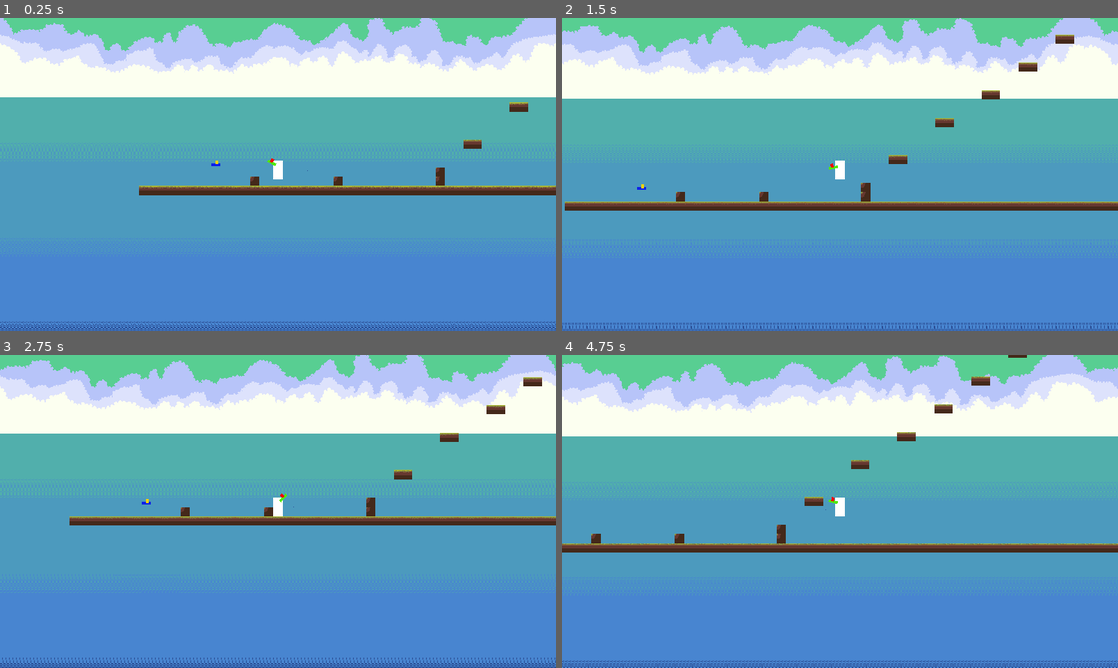
Above: before the commit, frames 1-4 (two rows, left to right).
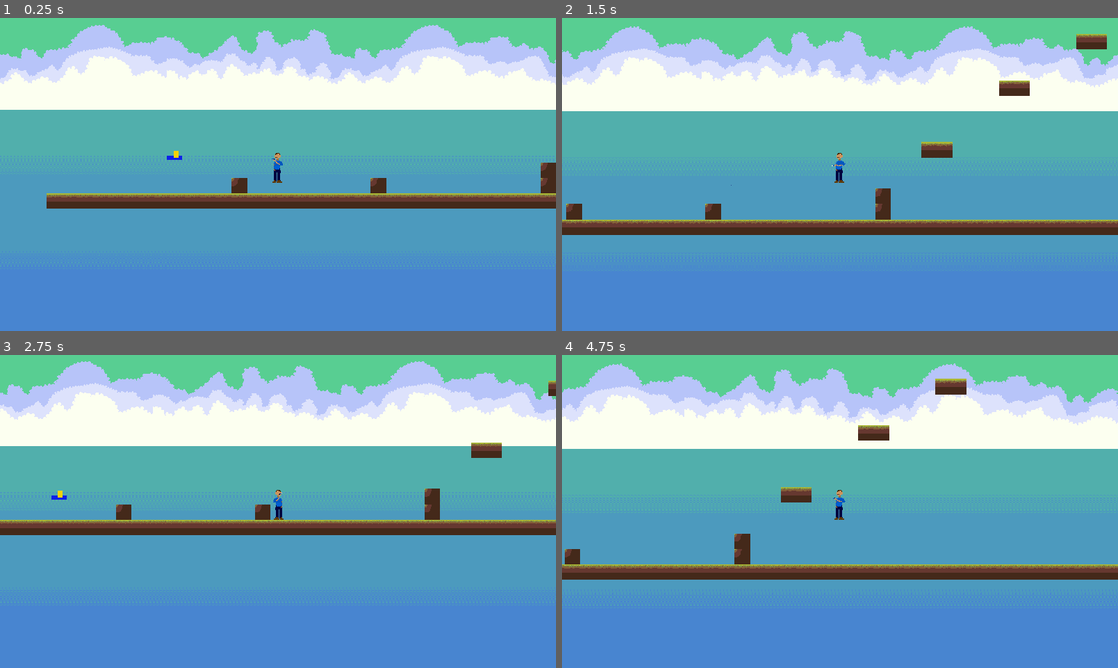
Above: after the commit, the same moments.

Repository: LuizzDutra/Remorse-of-Blue-Pen
Game: Godot game, scene res://Scenes/Levels/Level1.tscn
Same seed, same stepped clock (60 frames per second), same inputs: the game is played once before the commit and once after it. This scene is started directly instead of the project's main scene.
Inputs (mouse positions are in pixels of both pictures, inside the frame that each line leads up to):
- Up to frame 1 (0.25 s): no input
- Up to frame 2 (1.5 s): move the mouse to (962, 158) at 0.52 s; hold Shift (dash) 0.53-1.28 s; hold D (move_right) from 0.53 s (still down); tap W (jump) at 0.77 s; move the mouse to (728, 190) at 1.27 s; tap E (interact) at 1.35 s
- Up to frame 3 (2.75 s): tap W (jump) at 1.52 s; tap Enter at 2 s; move the mouse to (333, 442) at 2.02 s; release D (move_right) at 2.03 s; hold A (move_left) from 2.03 s (still down); click (333, 442) at 2.1 s
- Up to frame 4 (4.75 s): move the mouse to (812, 574) at 2.77 s; release A (move_left) at 2.78 s; hold D (move_right) 2.78-4.28 s; tap Shift (dash) at 2.85 s; tap W (jump) at 3.02, 3.77, 4.52 s; move the mouse to (1006, 558) at 3.52 s; tap E (interact) at 3.6 s; move the mouse to (673, 464) at 4.27 s; hold A (move_left) from 4.28 s (still down); click (673, 464) at 4.35 s

The runs differ from the first frame. In frame 1, 23% of the frame differs, in the area x 0-100%, y 0-100%; in frame 2, 25%; in frame 3, 23%; in frame 4, 25%.
Error in both runs: Attempt to call function 'add_child' in base 'null instance' on a null instance. (res://Scripts/Receiver.gd:20)

Commit message:
player sprites test added and camera zoom adjustment

Diff:
--- a/Scenes/Levels/LevelBase.tscn
+++ b/Scenes/Levels/LevelBase.tscn
@@ -16,11 +16,13 @@
 tile_data = PoolIntArray( 262139, 1, 0, 262140, 1, 0, 262141, 1, 0, 262142, 1, 0, 262143, 1, 0, 196608, 1, 0, 196609, 1, 0, 196610, 1, 0, 196611, 1, 0, 196612, 1, 0 )
 
 [node name="ParallaxBackground" type="ParallaxBackground" parent="."]
+scale = Vector2( 0.6, 0.6 )
+transform = Transform2D( 0.6, 0, 0, 0.6, 0, 0 )
 
 [node name="ParallaxLayer" type="ParallaxLayer" parent="ParallaxBackground"]
 motion_scale = Vector2( 0.2, 0.1 )
-motion_offset = Vector2( 0, -650 )
-motion_mirroring = Vector2( 1920, 0 )
+motion_offset = Vector2( 0, -390 )
+motion_mirroring = Vector2( 1152, 0 )
 
 [node name="Sprite" type="Sprite" parent="ParallaxBackground/ParallaxLayer"]
 scale = Vector2( 1.5, 1.5 )
--- a/Scenes/Player.tscn
+++ b/Scenes/Player.tscn
@@ -1,9 +1,11 @@
-[gd_scene load_steps=8 format=2]
+[gd_scene load_steps=10 format=2]
 
 [ext_resource path="res://Scripts/Player.gd" type="Script" id=1]
-[ext_resource path="res://Scripts/Gun.gd" type="Script" id=2]
+[ext_resource path="res://Assets/Sprites/Player/correndo_blen_pun.png" type="Texture" id=2]
 [ext_resource path="res://Scripts/Receiver.gd" type="Script" id=3]
 [ext_resource path="res://Scripts/HurtBox.gd" type="Script" id=4]
+[ext_resource path="res://Assets/Sprites/Player/cabeca_do_pen_blue.png" type="Texture" id=5]
+[ext_resource path="res://Assets/Sprites/Player/blue_pen_paradinho_meus_amigus.png" type="Texture" id=6]
 
 [sub_resource type="RectangleShape2D" id=1]
 extents = Vector2( 16, 32 )
@@ -18,17 +20,8 @@
 collision_layer = 0
 script = ExtResource( 1 )
 
-[node name="Body" type="ColorRect" parent="."]
-margin_left = -16.0
-margin_top = -32.0
-margin_right = 16.0
-margin_bottom = 32.0
-rect_pivot_offset = Vector2( 16, 48 )
-mouse_filter = 2
-
 [node name="Gun" type="Node2D" parent="."]
-position = Vector2( 1, -14 )
-script = ExtResource( 2 )
+position = Vector2( 0, -10 )
 __meta__ = {
 "_edit_group_": true
 }
@@ -36,23 +29,6 @@
 [node name="Receiver" type="Node2D" parent="Gun"]
 script = ExtResource( 3 )
 speed = 2400
-
-[node name="Sprite" type="Sprite" parent="Gun"]
-
-[node name="Arm" type="ColorRect" parent="Gun"]
-margin_left = 9.0
-margin_top = -4.0
-margin_right = 41.0
-margin_bottom = 5.0
-rect_pivot_offset = Vector2( 0, 4 )
-color = Color( 0.32549, 0.917647, 0.054902, 1 )
-
-[node name="ColorRect" type="ColorRect" parent="Gun/Arm"]
-margin_left = 14.0
-margin_top = -10.0
-margin_right = 24.0
-margin_bottom = 4.0
-color = Color( 0.952941, 0.027451, 0.027451, 1 )
 
 [node name="CollisionShape2D" type="CollisionShape2D" parent="."]
 shape = SubResource( 1 )
@@ -90,6 +66,7 @@
 [node name="Camera2D" type="Camera2D" parent="."]
 position = Vector2( 0, 15 )
 current = true
+zoom = Vector2( 0.6, 0.6 )
 
 [node name="top" type="Position2D" parent="."]
 position = Vector2( 15, -32 )
@@ -101,5 +78,20 @@
 wait_time = 0.2
 one_shot = true
 
+[node name="Body" type="Sprite" parent="."]
+texture = ExtResource( 2 )
+hframes = 11
+
+[node name="Head" type="Sprite" parent="."]
+visible = false
+texture = ExtResource( 5 )
+
+[node name="Arm" type="Sprite" parent="."]
+position = Vector2( -6, -7 )
+texture = ExtResource( 6 )
+offset = Vector2( 6, 7 )
+hframes = 3
+frame = 2
+
 [connection signal="got_hit" from="HurtBox" to="." method="_on_HurtBox_got_hit"]
 [connection signal="got_hit" from="DetectArea" to="." method="_on_HurtBox_got_hit"]
--- a/Scripts/Gun.gd
+++ /dev/null
@@ -1,9 +0,0 @@
-extends Node2D
-
-
-func _physics_process(_delta):
-	rotation = get_global_mouse_position().angle_to_point(global_position)
-	if rotation_degrees > 90 or rotation_degrees < -90:
-		$Arm.rect_scale.y = -1
-	else:
-		$Arm.rect_scale.y = 1
--- a/Scripts/Player.gd
+++ b/Scripts/Player.gd
@@ -51,7 +51,19 @@
 	elif facing == 0:
 		facing = 1
 
-	$Body.rect_scale.x = facing
+	#Sprites code
+	$Body.scale.x = facing
+	$Arm.scale.x = facing
+	$Arm.rotation = (get_global_mouse_position() - global_position).angle()
+	$Arm.position.x = abs($Arm.position.x) * -facing
+
+	#f rad2deg($Arm.rotation) > 90 or rad2deg($Arm.rotation) < -90:
+	#	$Arm.scale.x = -1
+	#else:
+	#	$Arm.scale.x = 1
+
+	$Arm.rotation -= deg2rad(90)
+
 
 	velocity.y += gravity * meter_unit * delta
 	velocity += dir * acceleration * delta
--- a/project.godot
+++ b/project.godot
@@ -46,8 +46,8 @@
 
 window/size/width=1920
 window/size/height=1080
-window/size/test_width=800
-window/size/test_height=600
+window/size/test_width=1280
+window/size/test_height=720
 window/stretch/mode="2d"
 window/stretch/aspect="keep"
 
Binary file added: Assets/Sprites/Player/blue_pen_paradinho_meus_amigus.png
Not shown, added: Assets/Sprites/Player/blue_pen_paradinho_meus_amigus.png.import
Binary file added: Assets/Sprites/Player/cabeca_do_pen_blue.png
Not shown, added: Assets/Sprites/Player/cabeca_do_pen_blue.png.import
Binary file added: Assets/Sprites/Player/correndo_blen_pun.png
Not shown, added: Assets/Sprites/Player/correndo_blen_pun.png.import
